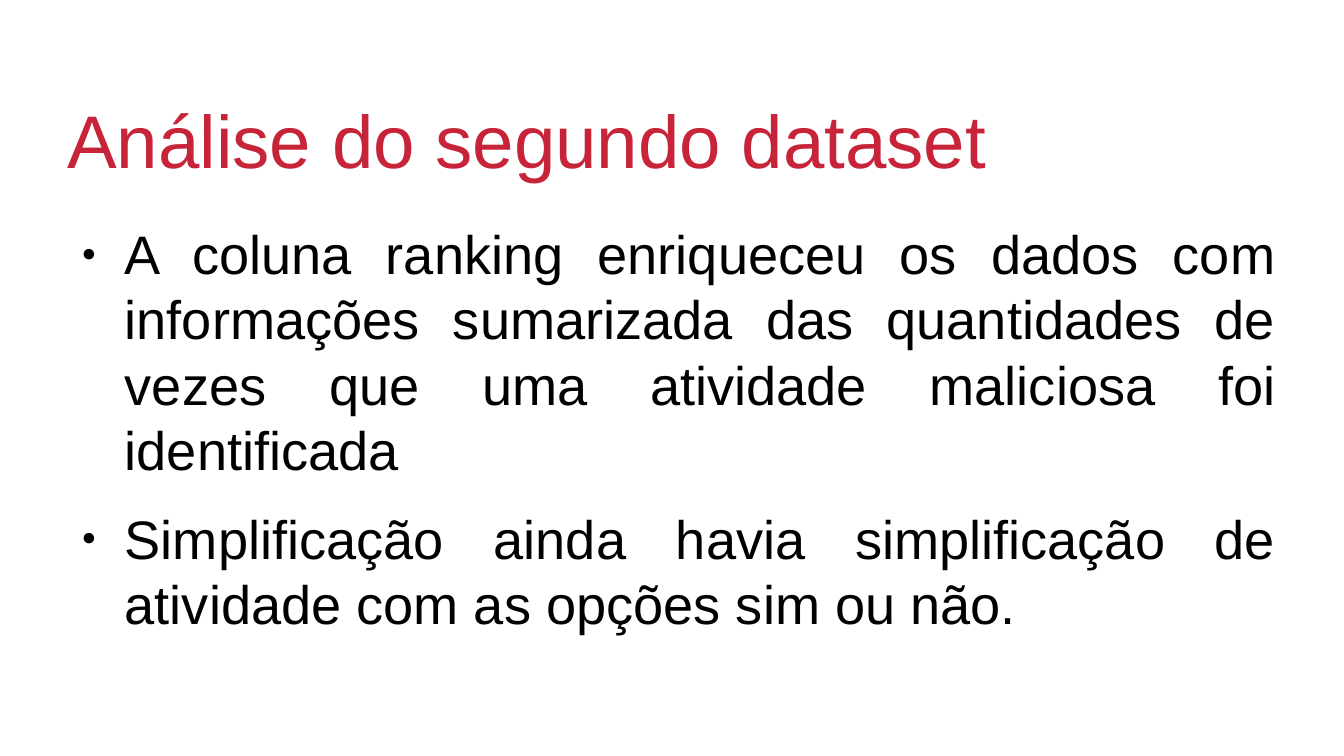
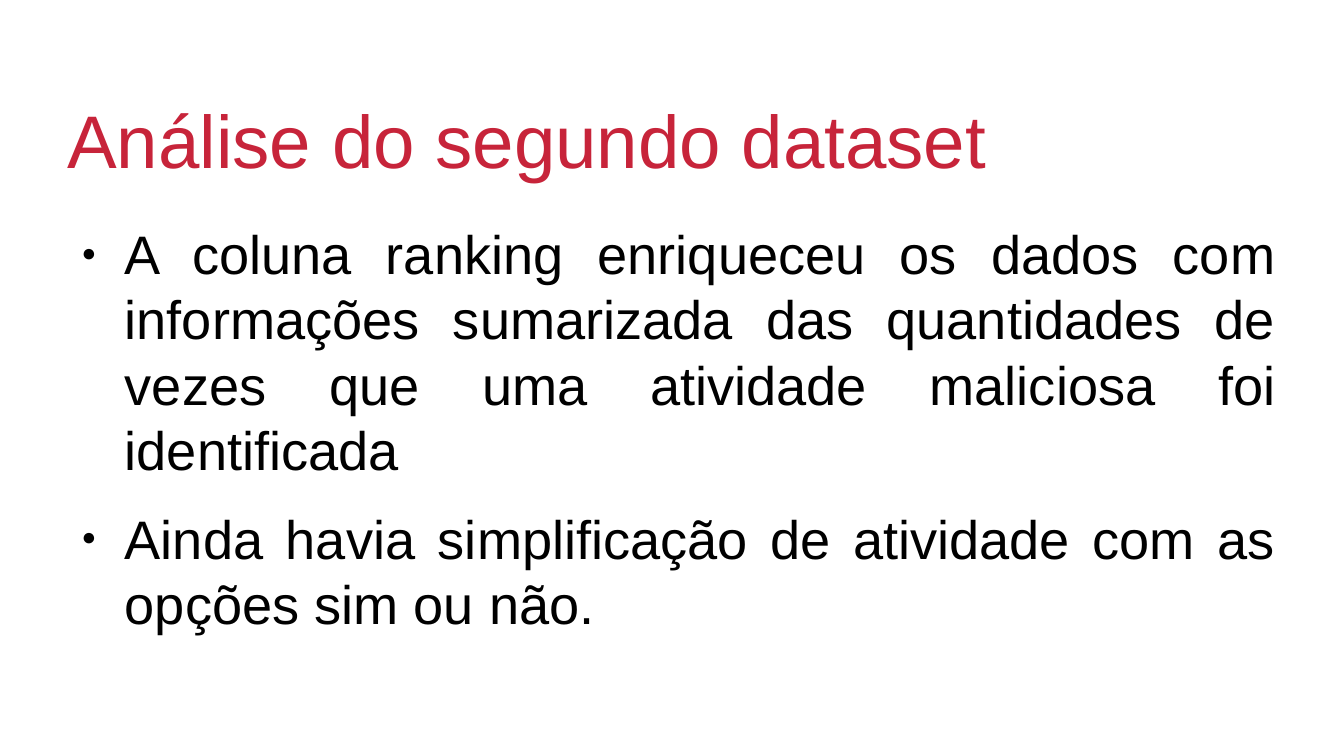
Before and after one commit to maldetect/maldetect-ml, a slide deck: slide 11 of apresentação_curso_ml.odp. Drawn at 1344x756 pixels with LibreOffice and Linux fonts; fonts in the diff are those of the drawing; background and template pictures are left out. Boxes give left, top, right and bottom in pixels: in the first picture for what was removed or moved away, otherwise in the second. Text is boxed around its words. In the diff, an @@ line names an element or a change of style, - is before the commit and + after.

```diff
--- a/apresentação_curso_ml.odp
+++ b/apresentação_curso_ml.odp
@@ text at bbox=[125, 519, 1274, 633]: text changed @@
-● Simplificação ainda havia simplificação de atividade com as opções sim ou não.
+● Ainda havia simplificação de atividade com as opções sim ou não.
```
Also in this commit, not shown: 2 other slides changed, 1 other file.
